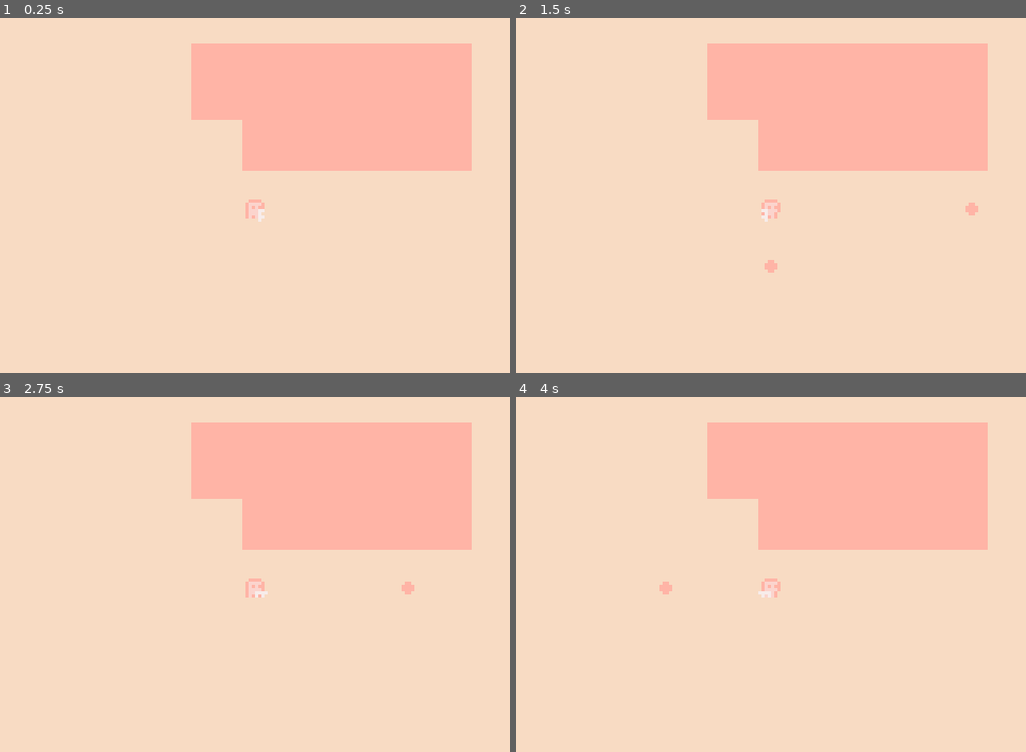
Above: before the commit, frames 1-4 (two rows, left to right).
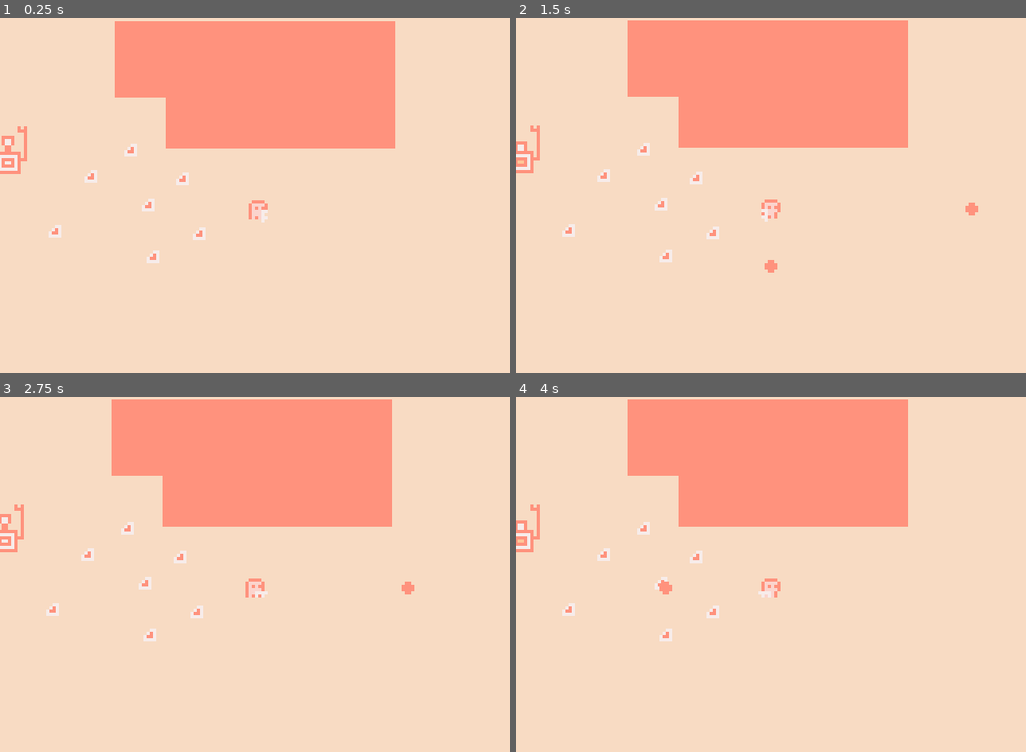
Above: after the commit, the same moments.

Repository: robbertstevens/minijam73
Game: Godot game, scene res://World/World.tscn
Two runs of this game, one before a commit and one after it. Both use one fixed random seed, a clock stepped at 60 frames per second and the inputs below.
Inputs:
- Up to frame 1 (0.25 s): no input
- Up to frame 2 (1.5 s): hold Right (ui_right) 0.53-1.28 s; hold Down (ui_down) from 1.28 s (still down)
- Up to frame 3 (2.75 s): release Down (ui_down) at 2.03 s; hold Right (ui_right) from 2.03 s (still down)
- Up to frame 4 (4 s): release Right (ui_right) at 2.78 s; hold Up (ui_up) 2.78-3.53 s; hold Left (ui_left) from 3.53 s (still down)

The runs differ from the first frame. In frame 1, 27% of the frame differs, in the area x 0-93%, y 0-70%; in frame 2, 27%, in the area x 0-93%, y 0-72%; in frame 3, 27%; in frame 4, 27%.

Commit message:
progress

Diff:
--- a/Bullet/Bullet.gd
+++ b/Bullet/Bullet.gd
@@ -18,5 +18,11 @@
 	queue_free() # Replace with function body.
 
 func _on_HitBox_body_entered(body: Node) -> void:
+	_bullet_hit(body)
+
+func _on_HitBox_area_entered(area: Area2D) -> void:
+	_bullet_hit(area)
+
+func _bullet_hit(body: Node):
 	var b = Global.add_child_to_world(hit_effect, global_position)
 	queue_free()
--- a/Bullet/Bullet.tscn
+++ b/Bullet/Bullet.tscn
@@ -40,8 +40,8 @@
 autostart = true
 
 [node name="HitBox" parent="." instance=ExtResource( 3 )]
-collision_layer = 0
-collision_mask = 6
+collision_layer = 32
+collision_mask = 20
 
 [node name="CollisionShape2D" type="CollisionShape2D" parent="HitBox"]
 shape = SubResource( 4 )
--- a/Character/Character.gd
+++ b/Character/Character.gd
@@ -1,6 +1,7 @@
 extends KinematicBody2D
 
 export (int) var speed = 5
+export (int) var max_shards = 3
 
 onready var animTree = $AnimationTree
 onready var animState = $AnimationTree.get("parameters/playback")
@@ -15,7 +16,7 @@
 
 var current_state = PlayerState.IDLE
 var motion = Vector2()
-
+var shards = 0
 
 func _ready() -> void:
 	Global.player = self
@@ -54,3 +55,15 @@
 
 func _change_state(state):
 	current_state = state
+
+
+func _on_PickupBox_body_entered(body: Node) -> void:
+	if shards >= max_shards:
+		return
+
+	body.queue_free()
+	shards += 1
+
+
+func _on_InteractionBox_area_entered(area: Area2D) -> void:
+	print(area.get_parent().name)
--- a/Character/Character.tscn
+++ b/Character/Character.tscn
@@ -141,10 +141,17 @@
 [sub_resource type="CircleShape2D" id=19]
 radius = 2.67656
 
-[sub_resource type="CircleShape2D" id=20]
-radius = 3.28368
+[sub_resource type="RectangleShape2D" id=20]
+extents = Vector2( 3, 3 )
+
+[sub_resource type="CircleShape2D" id=21]
+radius = 6.11999
+
+[sub_resource type="CircleShape2D" id=22]
+radius = 6.15463
 
 [node name="Character" type="KinematicBody2D"]
+z_index = 1
 collision_mask = 4
 script = ExtResource( 2 )
 speed = 15
@@ -153,7 +160,7 @@
 z_index = 1
 texture = ExtResource( 1 )
 hframes = 16
-frame = 11
+frame = 10
 
 [node name="AnimationPlayer" type="AnimationPlayer" parent="."]
 anims/idle_left = SubResource( 1 )
@@ -181,3 +188,18 @@
 
 [node name="CollisionShape2D" type="CollisionShape2D" parent="HurtBox"]
 shape = SubResource( 20 )
+
+[node name="PickupBox" type="Area2D" parent="."]
+collision_layer = 128
+collision_mask = 256
+
+[node name="CollisionShape2D" type="CollisionShape2D" parent="PickupBox"]
+shape = SubResource( 21 )
+
+[node name="InteractionBox" type="Area2D" parent="."]
+collision_mask = 512
+
+[node name="CollisionShape2D" type="CollisionShape2D" parent="InteractionBox"]
+shape = SubResource( 22 )
+[connection signal="body_entered" from="PickupBox" to="." method="_on_PickupBox_body_entered"]
+[connection signal="area_entered" from="InteractionBox" to="." method="_on_InteractionBox_area_entered"]
--- /dev/null
+++ b/Enemy/Enemy.gd
@@ -0,0 +1,71 @@
+extends KinematicBody2D
+
+signal health_changed(old, new)
+
+export (int) var speed = 3
+export (int) var health = 10
+export (int) var max_health = health
+
+onready var animTree = $AnimationTree
+onready var animState = $AnimationTree.get("parameters/playback")
+onready var cast = $RayCast2D
+
+enum EnemyState {
+	IDLE,
+	WALKING,
+	HURT
+}
+
+var motion = Vector2()
+var current_state = EnemyState.IDLE
+
+func _ready() -> void:
+	$HealthBar.max_value = max_health
+	$HealthBar.value = health
+	$HealthBar.hide()
+
+func _process(delta: float) -> void:
+	cast.cast_to = Global.player.position - position
+
+	match(current_state):
+		EnemyState.IDLE: _idle_state()
+		EnemyState.WALKING: _walking_state()
+
+func _idle_state() -> void:
+	if cast.is_colliding():
+		if cast.get_collider().is_class("KinematicBody2D"):
+			_change_state(EnemyState.WALKING)
+
+	animState.travel("Idle")
+
+func _walking_state() -> void:
+	if not cast.get_collider().is_class("KinematicBody2D"):
+		_change_state(EnemyState.IDLE)
+
+	var input = position.direction_to(Global.player.position)
+
+	animTree.set("parameters/Walking/blend_position", input)
+	animTree.set("parameters/Idle/blend_position", input)
+
+	animState.travel("Walking")
+
+	motion = move_and_slide(input * speed)
+
+func _hurt_state() -> void:
+	var old_health = health
+	health -= 1
+	animState.travel("Hurt")
+	emit_signal("health_changed", old_health, health)
+
+func _on_HurtBox_area_entered(area: Area2D) -> void:
+	if current_state != EnemyState.HURT:
+		_change_state(EnemyState.HURT)
+		_hurt_state()
+
+func _change_state(state):
+	current_state = state
+
+func _on_Enemy_health_changed(old, new) -> void:
+	$HealthBar.value = new
+	if new <= 0:
+		queue_free()
--- /dev/null
+++ b/Enemy/Enemy.tscn
@@ -0,0 +1,259 @@
+[gd_scene load_steps=33 format=2]
+
+[ext_resource path="res://Enemy/Enemy.png" type="Texture" id=1]
+[ext_resource path="res://Shared/HurtBox.tscn" type="PackedScene" id=2]
+[ext_resource path="res://Enemy/Enemy.gd" type="Script" id=3]
+[ext_resource path="res://Assets/HealthBarForeground.png" type="Texture" id=4]
+[ext_resource path="res://Assets/HealthBarBackground.png" type="Texture" id=5]
+[ext_resource path="res://Enemy/HealthBar.gd" type="Script" id=6]
+
+[sub_resource type="Animation" id=21]
+resource_name = "hurt"
+length = 0.6
+step = 0.2
+tracks/0/type = "value"
+tracks/0/path = NodePath("Sprite:frame")
+tracks/0/interp = 1
+tracks/0/loop_wrap = true
+tracks/0/imported = false
+tracks/0/enabled = true
+tracks/0/keys = {
+"times": PoolRealArray( 0, 0.2, 0.4 ),
+"transitions": PoolRealArray( 1, 1, 1 ),
+"update": 1,
+"values": [ 12, 13, 14 ]
+}
+tracks/1/type = "method"
+tracks/1/path = NodePath(".")
+tracks/1/interp = 1
+tracks/1/loop_wrap = true
+tracks/1/imported = false
+tracks/1/enabled = true
+tracks/1/keys = {
+"times": PoolRealArray( 0.6 ),
+"transitions": PoolRealArray( 1 ),
+"values": [ {
+"args": [ 0 ],
+"method": "_change_state"
+} ]
+}
+
+[sub_resource type="Animation" id=1]
+resource_name = "idle_left"
+length = 0.4
+loop = true
+step = 0.2
+tracks/0/type = "value"
+tracks/0/path = NodePath("Sprite:frame")
+tracks/0/interp = 1
+tracks/0/loop_wrap = true
+tracks/0/imported = false
+tracks/0/enabled = true
+tracks/0/keys = {
+"times": PoolRealArray( 0, 0.2 ),
+"transitions": PoolRealArray( 1, 1 ),
+"update": 1,
+"values": [ 2, 3 ]
+}
+
+[sub_resource type="Animation" id=2]
+resource_name = "idle_right"
+length = 0.4
+loop = true
+step = 0.2
+tracks/0/type = "value"
+tracks/0/path = NodePath("Sprite:frame")
+tracks/0/interp = 1
+tracks/0/loop_wrap = true
+tracks/0/imported = false
+tracks/0/enabled = true
+tracks/0/keys = {
+"times": PoolRealArray( 0, 0.2 ),
+"transitions": PoolRealArray( 1, 1 ),
+"update": 1,
+"values": [ 0, 1 ]
+}
+
+[sub_resource type="Animation" id=3]
+resource_name = "walking_left"
+length = 0.6
+loop = true
+step = 0.2
+tracks/0/type = "value"
+tracks/0/path = NodePath("Sprite:frame")
+tracks/0/interp = 1
+tracks/0/loop_wrap = true
+tracks/0/imported = false
+tracks/0/enabled = true
+tracks/0/keys = {
+"times": PoolRealArray( 0, 0.2, 0.4 ),
+"transitions": PoolRealArray( 1, 1, 1 ),
+"update": 1,
+"values": [ 8, 9, 10 ]
+}
+
+[sub_resource type="Animation" id=4]
+resource_name = "walking_right"
+length = 0.6
+loop = true
+step = 0.2
+tracks/0/type = "value"
+tracks/0/path = NodePath("Sprite:frame")
+tracks/0/interp = 1
+tracks/0/loop_wrap = true
+tracks/0/imported = false
+tracks/0/enabled = true
+tracks/0/keys = {
+"times": PoolRealArray( 0, 0.2, 0.4 ),
+"transitions": PoolRealArray( 1, 1, 1 ),
+"update": 1,
+"values": [ 4, 5, 6 ]
+}
+
+[sub_resource type="AnimationNodeAnimation" id=22]
+animation = "hurt"
+
+[sub_resource type="AnimationNodeAnimation" id=7]
+animation = "idle_left"
+
+[sub_resource type="AnimationNodeAnimation" id=8]
+animation = "idle_left"
+
+[sub_resource type="AnimationNodeAnimation" id=9]
+animation = "idle_right"
+
+[sub_resource type="AnimationNodeAnimation" id=10]
+animation = "idle_right"
+
+[sub_resource type="AnimationNodeBlendSpace2D" id=11]
+blend_point_0/node = SubResource( 7 )
+blend_point_0/pos = Vector2( -1, 1 )
+blend_point_1/node = SubResource( 8 )
+blend_point_1/pos = Vector2( -1, -1 )
+blend_point_2/node = SubResource( 9 )
+blend_point_2/pos = Vector2( 1, 1 )
+blend_point_3/node = SubResource( 10 )
+blend_point_3/pos = Vector2( 1, -1 )
+blend_mode = 1
+
+[sub_resource type="AnimationNodeAnimation" id=15]
+animation = "walking_left"
+
+[sub_resource type="AnimationNodeAnimation" id=16]
+animation = "walking_left"
+
+[sub_resource type="AnimationNodeAnimation" id=17]
+animation = "walking_right"
+
+[sub_resource type="AnimationNodeAnimation" id=18]
+animation = "walking_right"
+
+[sub_resource type="AnimationNodeBlendSpace2D" id=12]
+blend_point_0/node = SubResource( 15 )
+blend_point_0/pos = Vector2( -1, 1 )
+blend_point_1/node = SubResource( 16 )
+blend_point_1/pos = Vector2( -1, -1 )
+blend_point_2/node = SubResource( 17 )
+blend_point_2/pos = Vector2( 1, 1 )
+blend_point_3/node = SubResource( 18 )
+blend_point_3/pos = Vector2( 1, -1 )
+blend_mode = 1
+
+[sub_resource type="AnimationNodeStateMachineTransition" id=13]
+
+[sub_resource type="AnimationNodeStateMachineTransition" id=14]
+
+[sub_resource type="AnimationNodeStateMachineTransition" id=23]
+
+[sub_resource type="AnimationNodeStateMachineTransition" id=24]
+switch_mode = 2
+
+[sub_resource type="AnimationNodeStateMachine" id=5]
+states/Hurt/node = SubResource( 22 )
+states/Hurt/position = Vector2( 314, 304 )
+states/Idle/node = SubResource( 11 )
+states/Idle/position = Vector2( 271, 152 )
+states/Walking/node = SubResource( 12 )
+states/Walking/position = Vector2( 484, 176 )
+transitions = [ "Idle", "Walking", SubResource( 13 ), "Walking", "Idle", SubResource( 14 ), "Walking", "Hurt", SubResource( 23 ), "Hurt", "Idle", SubResource( 24 ) ]
+start_node = "Idle"
+
+[sub_resource type="AnimationNodeStateMachinePlayback" id=6]
+
+[sub_resource type="CircleShape2D" id=20]
+radius = 5.0
+
+[sub_resource type="CircleShape2D" id=19]
+radius = 5.0
+
+[sub_resource type="StyleBoxTexture" id=25]
+texture = ExtResource( 4 )
+region_rect = Rect2( 0, 0, 1, 4 )
+
+[sub_resource type="StyleBoxTexture" id=26]
+texture = ExtResource( 5 )
+region_rect = Rect2( 0, 0, 1, 4 )
+
+[node name="Enemy" type="KinematicBody2D"]
+z_index = 1
+collision_layer = 2
+collision_mask = 7
+script = ExtResource( 3 )
+speed = 5
+max_health = 10
+
+[node name="Sprite" type="Sprite" parent="."]
+texture = ExtResource( 1 )
+hframes = 15
+
+[node name="AnimationPlayer" type="AnimationPlayer" parent="."]
+anims/hurt = SubResource( 21 )
+anims/idle_left = SubResource( 1 )
+anims/idle_right = SubResource( 2 )
+anims/walking_left = SubResource( 3 )
+anims/walking_right = SubResource( 4 )
+
+[node name="AnimationTree" type="AnimationTree" parent="."]
+tree_root = SubResource( 5 )
+anim_player = NodePath("../AnimationPlayer")
+active = true
+parameters/playback = SubResource( 6 )
+parameters/Idle/blend_position = Vector2( 0.258532, 0.385124 )
+parameters/Walking/blend_position = Vector2( -0.0279214, 0.183471 )
+
+[node name="CollisionShape2D" type="CollisionShape2D" parent="."]
+position = Vector2( 0.0950241, 3.04081 )
+shape = SubResource( 20 )
+
+[node name="HurtBox" parent="." instance=ExtResource( 2 )]
+collision_layer = 16
+collision_mask = 32
+
+[node name="CollisionShape2D" type="CollisionShape2D" parent="HurtBox"]
+position = Vector2( 0.0950241, 3.13584 )
+shape = SubResource( 19 )
+
+[node name="RayCast2D" type="RayCast2D" parent="."]
+enabled = true
+collision_mask = 5
+
+[node name="HealthBar" type="ProgressBar" parent="."]
+margin_left = -4.0
+margin_top = -10.0
+margin_right = 35.0
+margin_bottom = 4.0
+rect_scale = Vector2( 0.2, 0.2 )
+custom_styles/fg = SubResource( 25 )
+custom_styles/bg = SubResource( 26 )
+percent_visible = false
+script = ExtResource( 6 )
+__meta__ = {
+"_edit_use_anchors_": false
+}
+
+[node name="Timer" type="Timer" parent="HealthBar"]
+[connection signal="health_changed" from="." to="." method="_on_Enemy_health_changed"]
+[connection signal="area_entered" from="HurtBox" to="." method="_on_HurtBox_area_entered"]
+[connection signal="value_changed" from="HealthBar" to="HealthBar" method="_on_HealthBar_value_changed"]
+[connection signal="visibility_changed" from="HealthBar" to="HealthBar" method="_on_HealthBar_visibility_changed"]
+[connection signal="timeout" from="HealthBar/Timer" to="HealthBar" method="_on_Timer_timeout"]
--- /dev/null
+++ b/Enemy/HealthBar.gd
@@ -0,0 +1,11 @@
+extends ProgressBar
+
+func _ready() -> void:
+	pass
+
+func _on_Timer_timeout() -> void:
+	hide()
+
+func _on_HealthBar_value_changed(value: float) -> void:
+	show()
+	$Timer.start()
--- /dev/null
+++ b/Machine/Machine.gd
@@ -0,0 +1,7 @@
+extends StaticBody2D
+
+func _ready() -> void:
+	pass
+
+func _on_InteractArea_body_entered(body: Node) -> void:
+	pass
--- /dev/null
+++ b/Machine/Machine.tscn
@@ -0,0 +1,49 @@
+[gd_scene load_steps=8 format=2]
+
+[ext_resource path="res://Machine/Machine.png" type="Texture" id=1]
+[ext_resource path="res://Machine/Machine.gd" type="Script" id=2]
+
+[sub_resource type="AtlasTexture" id=1]
+atlas = ExtResource( 1 )
+region = Rect2( 0, 0, 32, 32 )
+
+[sub_resource type="AtlasTexture" id=2]
+atlas = ExtResource( 1 )
+region = Rect2( 32, 0, 32, 32 )
+
+[sub_resource type="SpriteFrames" id=3]
+animations = [ {
+"frames": [ SubResource( 1 ), SubResource( 2 ) ],
+"loop": true,
+"name": "default",
+"speed": 4.0
+} ]
+
+[sub_resource type="RectangleShape2D" id=4]
+extents = Vector2( 11.5, 3.5 )
+
+[sub_resource type="CircleShape2D" id=5]
+radius = 15.8364
+
+[node name="Machine" type="StaticBody2D"]
+collision_layer = 4
+collision_mask = 3
+script = ExtResource( 2 )
+
+[node name="Sprite" type="AnimatedSprite" parent="."]
+z_index = 1
+frames = SubResource( 3 )
+playing = true
+
+[node name="CollisionShape2D" type="CollisionShape2D" parent="."]
+position = Vector2( -0.5, 10.5 )
+z_index = 1
+shape = SubResource( 4 )
+
+[node name="InteractionBox" type="Area2D" parent="."]
+collision_layer = 512
+collision_mask = 0
+
+[node name="CollisionShape2D" type="CollisionShape2D" parent="InteractionBox"]
+position = Vector2( -0.5, 10 )
+shape = SubResource( 5 )
--- /dev/null
+++ b/Shard/Shard.tscn
@@ -0,0 +1,17 @@
+[gd_scene load_steps=3 format=2]
+
+[ext_resource path="res://Shard/Shard.png" type="Texture" id=1]
+
+[sub_resource type="CircleShape2D" id=1]
+radius = 1.9834
+
+[node name="Shard" type="StaticBody2D"]
+collision_layer = 256
+collision_mask = 128
+
+[node name="CollisionShape2D" type="CollisionShape2D" parent="."]
+z_index = 1
+shape = SubResource( 1 )
+
+[node name="Sprite" type="Sprite" parent="."]
+texture = ExtResource( 1 )
--- a/World/World.tscn
+++ b/World/World.tscn
@@ -1,14 +1,17 @@
-[gd_scene load_steps=5 format=2]
+[gd_scene load_steps=7 format=2]
 
 [ext_resource path="res://Character/Character.tscn" type="PackedScene" id=1]
 [ext_resource path="res://World/Camera.gd" type="Script" id=2]
 [ext_resource path="res://World/white_tileset.tres" type="TileSet" id=3]
 [ext_resource path="res://World/World.gd" type="Script" id=4]
+[ext_resource path="res://Machine/Machine.tscn" type="PackedScene" id=6]
+[ext_resource path="res://Shard/Shard.tscn" type="PackedScene" id=7]
 
 [node name="World" type="YSort"]
 script = ExtResource( 4 )
 
 [node name="Character" parent="." instance=ExtResource( 1 )]
+position = Vector2( 24.9144, 7.32776 )
 
 [node name="Camera2D" type="Camera2D" parent="."]
 current = true
@@ -21,3 +24,34 @@
 collision_layer = 4
 format = 1
 tile_data = PoolIntArray( -655376, 1, 0, -655375, 1, 0, -655374, 1, 0, -655373, 1, 0, -655372, 1, 0, -655371, 1, 0, -65 …(12125 unchanged characters)…
+
+[node name="Machine" parent="." instance=ExtResource( 6 )]
+position = Vector2( -60.5144, -17.8611 )
+
+[node name="Shard" parent="." instance=ExtResource( 7 )]
+position = Vector2( 1.34528, -2.52244 )
+z_index = 1
+
+[node name="Shard2" parent="." instance=ExtResource( 7 )]
+position = Vector2( 6.55833, 14.7983 )
+z_index = 1
+
+[node name="Shard3" parent="." instance=ExtResource( 7 )]
+position = Vector2( -9.58527, 5.88569 )
+z_index = 1
+
+[node name="Shard4" parent="." instance=ExtResource( 7 )]
+position = Vector2( -14.9665, -11.4351 )
+z_index = 1
+
+[node name="Shard5" parent="." instance=ExtResource( 7 )]
+position = Vector2( -27.5787, -3.19509 )
+z_index = 1
+
+[node name="Shard6" parent="." instance=ExtResource( 7 )]
+position = Vector2( -8.07181, 22.0293 )
+z_index = 1
+
+[node name="Shard7" parent="." instance=ExtResource( 7 )]
+position = Vector2( -38.6774, 14.1257 )
+z_index = 1
--- a/project.godot
+++ b/project.godot
@@ -138,6 +138,13 @@
 2d_physics/layer_1="Player"
 2d_physics/layer_2="Enemy"
 2d_physics/layer_3="Environment"
+2d_physics/layer_4="PlayerHurtBox"
+2d_physics/layer_5="EnemyHurtBox"
+2d_physics/layer_6="PlayerHitBox"
+2d_physics/layer_7="EnemyHitBox"
+2d_physics/layer_8="PlayerPickUpBox"
+2d_physics/layer_9="Item"
+2d_physics/layer_10="InteractionLayer"
 
 [rendering]
 
Binary file changed: Assets/Bullet.aseprite
Binary file changed: Assets/Character.aseprite
Binary file added: Assets/Enemy.aseprite
Binary file added: Assets/HealthBar.aseprite
Binary file added: Assets/HealthBarBackground.png
Not shown, added: Assets/HealthBarBackground.png.import
Binary file added: Assets/HealthBarForeground.png
Not shown, added: Assets/HealthBarForeground.png.import
Binary file added: Assets/Machine.aseprite
Binary file added: Assets/Shard.aseprite
Binary file changed: Assets/SpriteSheet.aseprite
Binary file changed: Assets/Tilesheet.png
(and 10 more such lines)
